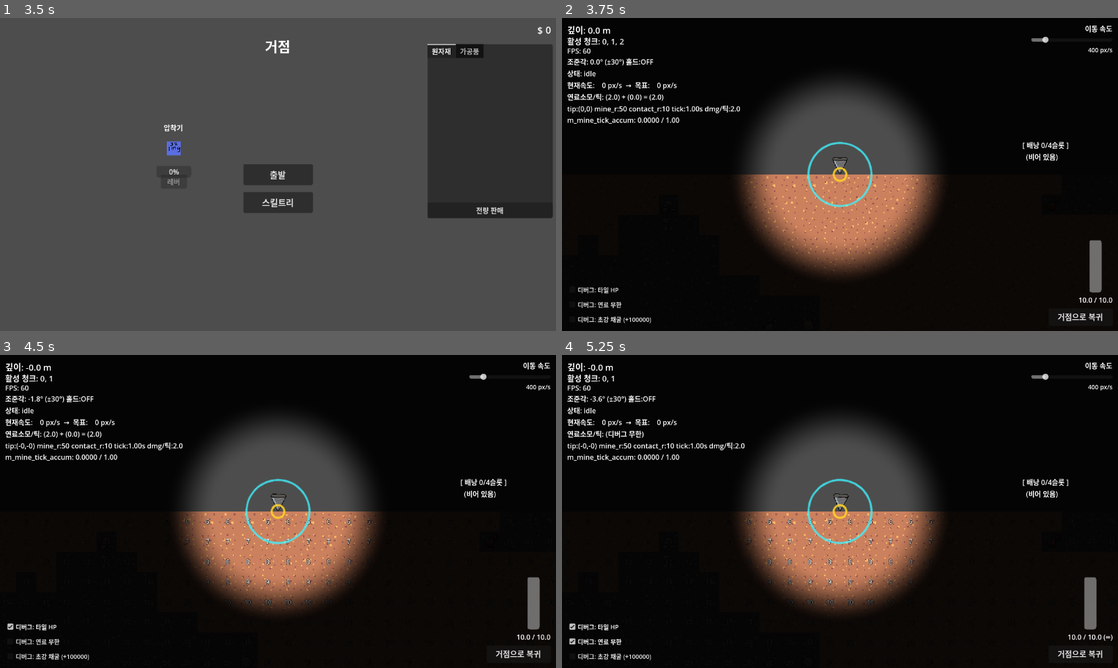
Above: before the commit, frames 1-4 (two rows, left to right).
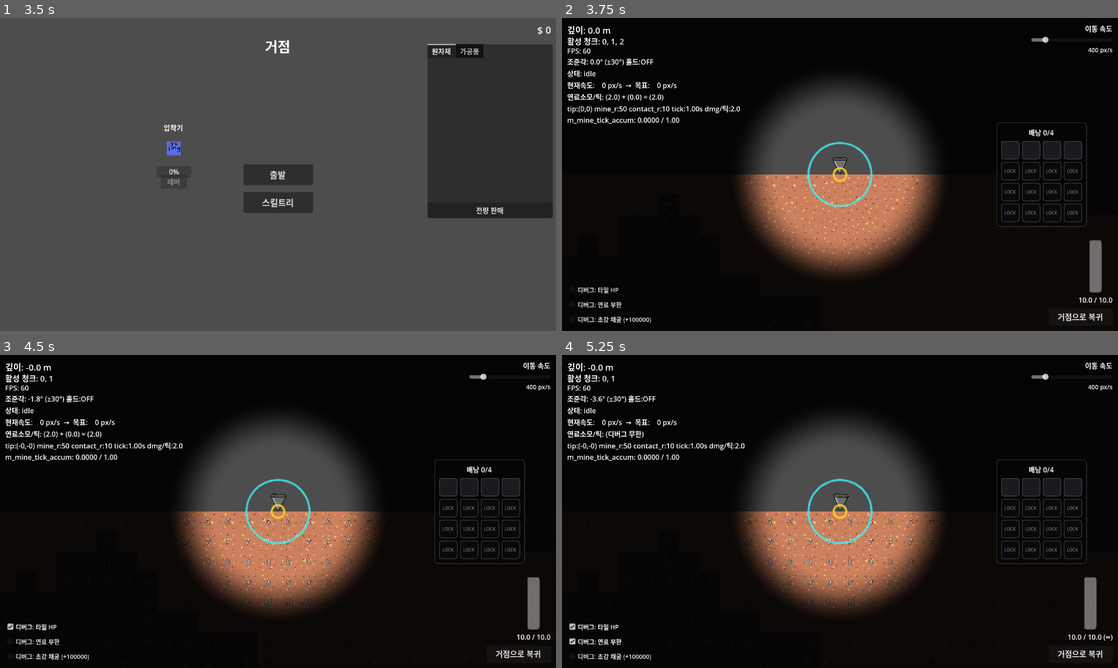
Above: after the commit, the same moments.

Repository: illwsion/Dig-Down-the-Planet
Game: Godot game, scene res://scenes/GameRoot.tscn
The game is run twice, just before and just after one commit, with the same random seed, the same clock (stepped at 60 frames per second) and the same inputs. The engine's default icon, where the game draws it, is replaced by a stand-in: a white triangle on a blue panel in a dark square.
Inputs:
- Up to frame 1 (3.5 s): click "스킬트리" at 0.5 s; click "출발" at 1.25 s; click "전량 판매" at 2 s; click "닫기" at 2.75 s
- Up to frame 2 (3.75 s): click "출발" at 3.5 s
- Up to frame 3 (4.5 s): click "디버그: 타일 HP" at 4.25 s
- Up to frame 4 (5.25 s): click "디버그: 연료 무한" at 5 s

Frame 1 is identical in both runs. In frame 2, 1.6% of the frame differs, in the area x 78-95%, y 33-67%; in frame 3, 1.6%; in frame 4, 1.6%.

Commit message:
feat: 인벤토리 시각화

Diff:
--- a/resources/skills/skill_database.csv
+++ b/resources/skills/skill_database.csv
@@ -2,7 +2,7 @@
 drill_basic,drill,드릴 기본,드릴을 처음 얻는다.,1,0,0,,0,0,,,,,,
 drill_damage,drill_power,드릴 세기 업그레이드,드릴의 채굴 대미지를 높인다.,3,1,1,,0,0,mine_damage_per_tick,1,,,,
 drill_speed,drill_move,드릴 속도 업그레이드,드릴의 최대 속도를 높인다.,3,1,1,,0,0,move_speed_max,2,,,,
-inventory_slot_addslot,inventory_add,인벤토리 슬롯 추가,인벤토리 슬롯을 늘린다,3,0,0,,0,0,inventory_slot_count,1,,,,
+inventory_slot_addslot,inventory_add,인벤토리 슬롯 추가,인벤토리 슬롯을 늘린다,12,0,0,,0,0,inventory_slot_count,1,,,,
 inventory_slot_maxstack,inventory_stack,인벤토리 슬롯 강화,인벤토리 슬롯당 아이템 보유량을 늘린다,3,0,0,,0,0,inventory_max_stack,1,,,,
 fuel_max,fuel_max,연료 최대치 증가,연료의 최대치를 늘린다.,5,0,0,,0,0,fuel_max,2,,,,
 fuel_cost,fuel_cost,연료 소모 감소,연료의 틱당 소모량을 감소시킨다,5,0,0,,0,0,fuel_cost_per_mine_tick,-0.1,,,,
--- a/scenes/main/Main.gd
+++ b/scenes/main/Main.gd
@@ -27,8 +27,8 @@
 @onready var m_tile_hp_debug_check: CheckBox = $UILayer/DebugPanel/TileHpDebugCheck
 @onready var m_infinite_fuel_debug_check: CheckBox = $UILayer/DebugPanel/InfiniteFuelDebugCheck
 @onready var m_super_mine_debug_check: CheckBox = $UILayer/DebugPanel/SuperMineDebugCheck
+@onready var m_run_inventory_panel: RunInventoryPanel = $UILayer/RunInventoryPanel
 
-var m_run_inventory_label: Label
 var m_run_ended: bool = false
 
 
@@ -46,17 +46,6 @@
 	m_infinite_fuel_debug_check.button_pressed = m_drill.debug_infinite_fuel
 	m_super_mine_debug_check.toggled.connect(_on_super_mine_debug_toggled)
 	m_super_mine_debug_check.button_pressed = m_drill.debug_super_mine_damage
-
-	m_run_inventory_label = Label.new()
-	m_run_inventory_label.anchor_left   = 1.0
-	m_run_inventory_label.anchor_right  = 1.0
-	m_run_inventory_label.anchor_top    = 0.5
-	m_run_inventory_label.anchor_bottom = 0.5
-	m_run_inventory_label.offset_left   = -220
-	m_run_inventory_label.offset_right  = -16
-	m_run_inventory_label.offset_top    = -80
-	m_run_inventory_label.offset_bottom = 80
-	$UILayer.add_child(m_run_inventory_label)
 
 	_update_hud()
 
@@ -141,7 +130,7 @@
 		m_aim_label.text = "\n".join(parts)
 
 	_update_fuel_hud()
-	m_run_inventory_label.text = _format_run_inventory()
+	m_run_inventory_panel.refresh(GameState.run_inventory, GameState.run_display)
 
 
 func _update_fuel_hud() -> void:
@@ -157,27 +146,5 @@
 		_on_run_end_fuel_depleted()
 
 
-func _format_run_inventory() -> String:
-	var inv: RunInventory = GameState.run_inventory
-	var display: Dictionary = GameState.run_display
-	var lines: Array[String] = []
-	lines.append("[ 배낭 %d/%d슬롯 ]" % [_count_used_slots(inv), inv.slot_count])
-	for item_id in display:
-		var def: ItemDef = ItemDatabase.get_def(item_id)
-		var label: String = def.display_name if def != null else str(item_id)
-		lines.append("  %s × %d" % [label, display[item_id]])
-	if lines.size() == 1:
-		lines.append("  (비어 있음)")
-	return "\n".join(lines)
-
-
-func _count_used_slots(_inv: RunInventory) -> int:
-	var count: int = 0
-	for slot in _inv.slots:
-		if slot["item_id"] != &"":
-			count += 1
-	return count
-
-
 func get_max_depth_m() -> float:
 	return m_max_depth_m
--- a/scenes/main/Main.tscn
+++ b/scenes/main/Main.tscn
@@ -1,10 +1,11 @@
-[gd_scene load_steps=7 format=3 uid="uid://bqj8main0digplanet"]
+[gd_scene load_steps=8 format=3 uid="uid://bqj8main0digplanet"]
 
 [ext_resource type="Script" path="res://scenes/main/Main.gd" id="1_main"]
 [ext_resource type="PackedScene" path="res://scenes/world/World.tscn" id="2_world"]
 [ext_resource type="PackedScene" path="res://scenes/player/Drill.tscn" id="3_drill"]
 [ext_resource type="Shader" path="res://resources/shaders/drill_vision_mask.gdshader" id="4_vision_shader"]
 [ext_resource type="Script" path="res://scripts/ui/vision/DrillVisionOverlay.gd" id="5_vision_overlay"]
+[ext_resource type="PackedScene" path="res://scenes/ui/RunInventoryPanel.tscn" id="6_run_inventory_panel"]
 
 [sub_resource type="ShaderMaterial" id="ShaderMaterial_vision_mask"]
 shader = ExtResource("4_vision_shader")
@@ -126,6 +127,20 @@
 horizontal_alignment = 2
 theme_override_font_sizes/font_size = 14
 
+[node name="RunInventoryPanel" parent="UILayer" instance=ExtResource("6_run_inventory_panel")]
+layout_mode = 1
+anchors_preset = 6
+anchor_left = 1.0
+anchor_top = 0.5
+anchor_right = 1.0
+anchor_bottom = 0.5
+offset_left = -276.0
+offset_top = -116.0
+offset_right = -72.0
+offset_bottom = 116.0
+grow_horizontal = 0
+grow_vertical = 2
+
 [node name="DebugPanel" type="VBoxContainer" parent="UILayer"]
 layout_mode = 1
 anchors_preset = 2
--- /dev/null
+++ b/scenes/ui/RunInventoryPanel.tscn
@@ -0,0 +1,6 @@
+[gd_scene format=3 uid="uid://g7oh44dnj5i1"]
+
+[ext_resource type="Script" path="res://scripts/ui/RunInventoryPanel.gd" id="1_run_inventory_panel"]
+
+[node name="RunInventoryPanel" type="PanelContainer"]
+script = ExtResource("1_run_inventory_panel")
--- /dev/null
+++ b/scripts/ui/RunInventoryPanel.gd
@@ -0,0 +1,205 @@
+class_name RunInventoryPanel
+extends PanelContainer
+
+## 런 중 임시 배낭을 16칸 고정 그리드로 표시한다.
+## 슬롯 점유/아이콘은 RunInventory 기준, 수량 텍스트는 GameState.run_display 기준으로 표시한다.
+
+const c_TotalSlotCount: int = 16
+const c_Columns: int = 4
+const c_SlotSize: Vector2 = Vector2(42.0, 42.0)
+const c_IconSize: Vector2 = Vector2(30.0, 30.0)
+
+const c_ActiveSlotColor: Color = Color(0.12, 0.12, 0.14, 0.86)
+const c_LockedSlotColor: Color = Color(0.04, 0.04, 0.05, 0.78)
+const c_ReservedIconAlpha: float = 0.42
+const c_VisibleIconAlpha: float = 1.0
+
+var m_title_label: Label
+var m_grid: GridContainer
+var m_cells: Array[Dictionary] = []
+
+
+func _ready() -> void:
+	_build_ui()
+
+
+func refresh(_inventory: RunInventory, _display: Dictionary) -> void:
+	if _inventory == null:
+		return
+	if m_cells.is_empty():
+		_build_ui()
+
+	var used_slots: int = _count_used_slots(_inventory)
+	m_title_label.text = "배낭 %d/%d" % [used_slots, _inventory.slot_count]
+
+	var display_remaining: Dictionary = _display.duplicate()
+	for i in c_TotalSlotCount:
+		var is_unlocked: bool = i < _inventory.slot_count
+		var slot: Dictionary = _get_slot_or_empty(_inventory, i)
+		var item_id: StringName = slot["item_id"]
+		var actual_count: int = int(slot["count"])
+		var shown_count: int = _consume_display_count(display_remaining, item_id, actual_count)
+		_render_cell(i, is_unlocked, item_id, actual_count, shown_count)
+
+
+func _build_ui() -> void:
+	if m_grid != null:
+		return
+
+	custom_minimum_size = Vector2(204.0, 232.0)
+	mouse_filter = Control.MOUSE_FILTER_IGNORE
+	add_theme_stylebox_override("panel", _make_panel_style())
+
+	var margin := MarginContainer.new()
+	margin.add_theme_constant_override("margin_left", 10)
+	margin.add_theme_constant_override("margin_top", 10)
+	margin.add_theme_constant_override("margin_right", 10)
+	margin.add_theme_constant_override("margin_bottom", 10)
+	add_child(margin)
+
+	var content := VBoxContainer.new()
+	content.add_theme_constant_override("separation", 8)
+	margin.add_child(content)
+
+	m_title_label = Label.new()
+	m_title_label.text = "배낭 0/0"
+	m_title_label.horizontal_alignment = HORIZONTAL_ALIGNMENT_CENTER
+	m_title_label.add_theme_font_size_override("font_size", 16)
+	content.add_child(m_title_label)
+
+	m_grid = GridContainer.new()
+	m_grid.columns = c_Columns
+	m_grid.add_theme_constant_override("h_separation", 6)
+	m_grid.add_theme_constant_override("v_separation", 6)
+	content.add_child(m_grid)
+
+	for i in c_TotalSlotCount:
+		m_cells.append(_create_cell())
+
+
+func _create_cell() -> Dictionary:
+	var root := PanelContainer.new()
+	root.custom_minimum_size = c_SlotSize
+	root.mouse_filter = Control.MOUSE_FILTER_IGNORE
+	root.add_theme_stylebox_override("panel", _make_slot_style(c_ActiveSlotColor))
+	m_grid.add_child(root)
+
+	var stack := Control.new()
+	stack.mouse_filter = Control.MOUSE_FILTER_IGNORE
+	root.add_child(stack)
+
+	var icon := TextureRect.new()
+	icon.custom_minimum_size = c_IconSize
+	icon.expand_mode = TextureRect.EXPAND_IGNORE_SIZE
+	icon.stretch_mode = TextureRect.STRETCH_KEEP_ASPECT_CENTERED
+	icon.anchor_left = 0.5
+	icon.anchor_top = 0.5
+	icon.anchor_right = 0.5
+	icon.anchor_bottom = 0.5
+	icon.offset_left = -c_IconSize.x * 0.5
+	icon.offset_top = -c_IconSize.y * 0.5
+	icon.offset_right = c_IconSize.x * 0.5
+	icon.offset_bottom = c_IconSize.y * 0.5
+	icon.mouse_filter = Control.MOUSE_FILTER_IGNORE
+	stack.add_child(icon)
+
+	var count_label := Label.new()
+	count_label.anchor_left = 0.0
+	count_label.anchor_top = 1.0
+	count_label.anchor_right = 1.0
+	count_label.anchor_bottom = 1.0
+	count_label.offset_left = 2.0
+	count_label.offset_top = -18.0
+	count_label.offset_right = -3.0
+	count_label.offset_bottom = -1.0
+	count_label.horizontal_alignment = HORIZONTAL_ALIGNMENT_RIGHT
+	count_label.vertical_alignment = VERTICAL_ALIGNMENT_BOTTOM
+	count_label.add_theme_font_size_override("font_size", 13)
+	count_label.mouse_filter = Control.MOUSE_FILTER_IGNORE
+	stack.add_child(count_label)
+
+	var lock_label := Label.new()
+	lock_label.anchor_right = 1.0
+	lock_label.anchor_bottom = 1.0
+	lock_label.text = "LOCK"
+	lock_label.horizontal_alignment = HORIZONTAL_ALIGNMENT_CENTER
+	lock_label.vertical_alignment = VERTICAL_ALIGNMENT_CENTER
+	lock_label.add_theme_font_size_override("font_size", 10)
+	lock_label.modulate = Color(1.0, 1.0, 1.0, 0.45)
+	lock_label.mouse_filter = Control.MOUSE_FILTER_IGNORE
+	stack.add_child(lock_label)
+
+	return {
+		"root": root,
+		"icon": icon,
+		"count_label": count_label,
+		"lock_label": lock_label,
+	}
+
+
+func _render_cell(_index: int, _is_unlocked: bool, _item_id: StringName, _actual_count: int, _shown_count: int) -> void:
+	var cell: Dictionary = m_cells[_index]
+	var root: PanelContainer = cell["root"]
+	var icon: TextureRect = cell["icon"]
+	var count_label: Label = cell["count_label"]
+	var lock_label: Label = cell["lock_label"]
+
+	root.add_theme_stylebox_override("panel", _make_slot_style(c_ActiveSlotColor if _is_unlocked else c_LockedSlotColor))
+	lock_label.visible = not _is_unlocked
+	icon.visible = _is_unlocked and _item_id != &"" and _actual_count > 0
+	count_label.visible = false
+
+	if not icon.visible:
+		icon.texture = null
+		return
+
+	var def: ItemDef = ItemDatabase.get_def(_item_id)
+	icon.texture = def.icon if def != null else null
+	icon.modulate.a = c_VisibleIconAlpha if _shown_count > 0 else c_ReservedIconAlpha
+
+	if _shown_count > 0:
+		count_label.text = str(_shown_count)
+		count_label.visible = true
+
+
+func _consume_display_count(_display_remaining: Dictionary, _item_id: StringName, _actual_count: int) -> int:
+	if _item_id == &"" or _actual_count <= 0:
+		return 0
+	var remaining: int = int(_display_remaining.get(_item_id, 0))
+	if remaining <= 0:
+		return 0
+	var shown: int = mini(remaining, _actual_count)
+	_display_remaining[_item_id] = remaining - shown
+	return shown
+
+
+func _get_slot_or_empty(_inventory: RunInventory, _index: int) -> Dictionary:
+	if _index >= 0 and _index < _inventory.slots.size():
+		return _inventory.slots[_index]
+	return {"item_id": &"", "count": 0}
+
+
+func _count_used_slots(_inventory: RunInventory) -> int:
+	var count: int = 0
+	for slot in _inventory.slots:
+		if slot["item_id"] != &"":
+			count += 1
+	return count
+
+
+func _make_panel_style() -> StyleBoxFlat:
+	var style := StyleBoxFlat.new()
+	style.bg_color = Color(0.02, 0.02, 0.025, 0.62)
+	style.border_color = Color(1.0, 1.0, 1.0, 0.18)
+	style.set_border_width_all(1)
+	style.set_corner_radius_all(8)
+	return style
+
+
+func _make_slot_style(_color: Color) -> StyleBoxFlat:
+	var style := StyleBoxFlat.new()
+	style.bg_color = _color
+	style.border_color = Color(1.0, 1.0, 1.0, 0.22)
+	style.set_border_width_all(1)
+	style.set_corner_radius_all(5)
+	return style
Not shown, added: scripts/ui/RunInventoryPanel.gd.uid
